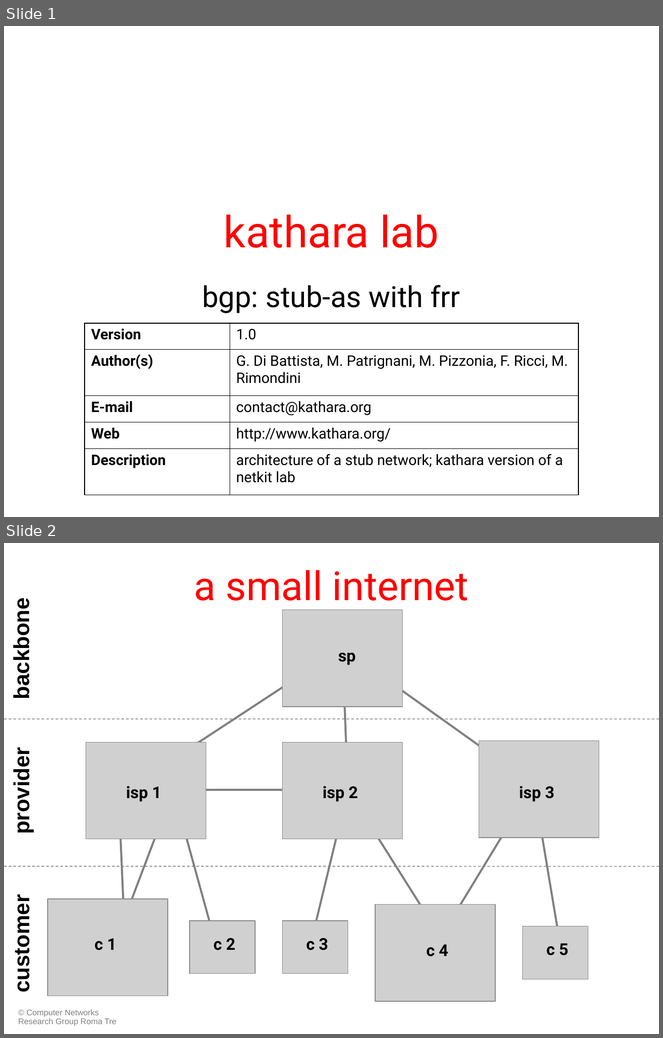
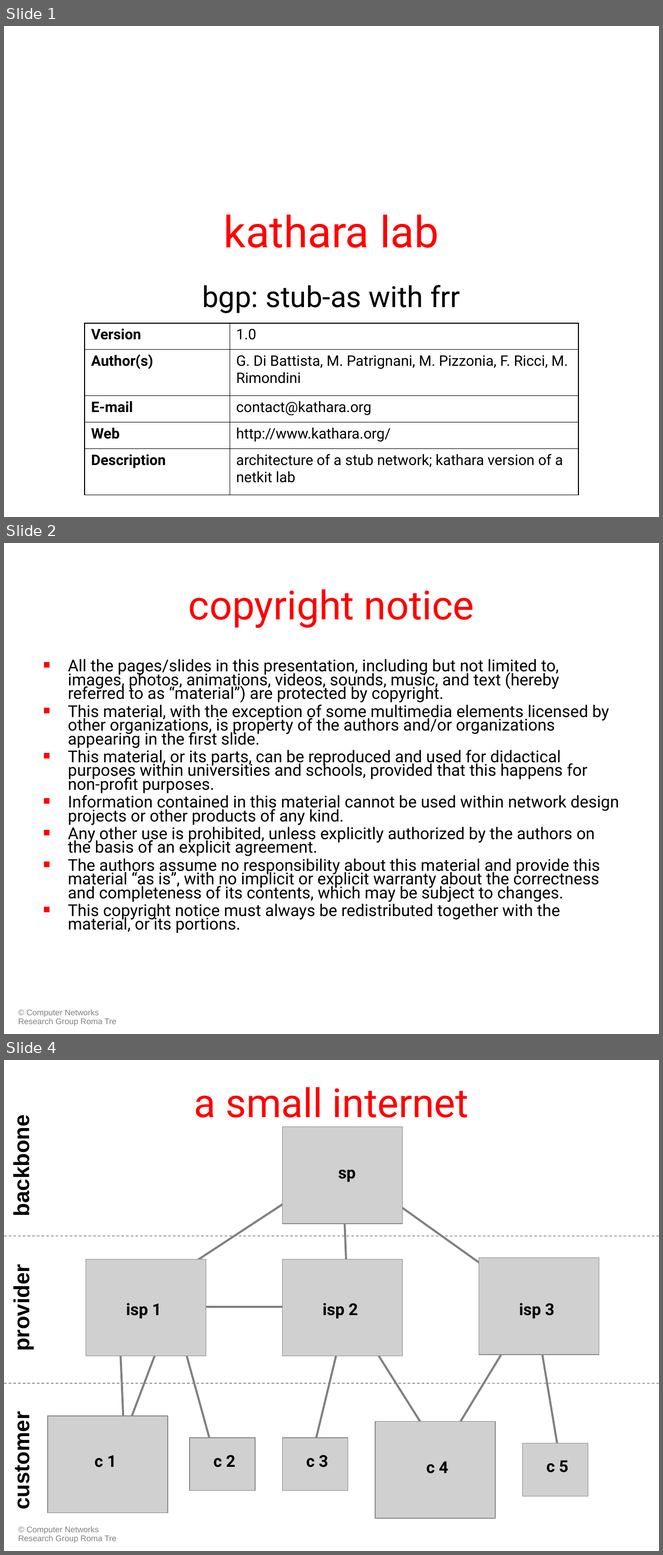
Before and after one commit to KatharaFramework/Kathara-Labs, a slide deck: Interdomain Routing FRR/BGP Stub AS FRR/044-kathara-lab_bgp-stub-as_frr.ppt. Shown one above the other, each under a label of ours: slides 1 and 2 before the commit, slides 1, 2 and 4 after it; the slides between them are not shown. The pictures are 663x1038 and 663x1555 pixels, drawn with LibreOffice and Linux fonts; fonts in the diff are those of the drawing; grey boxes stand for pictures. Boxes give left, top, right and bottom in pixels: in the first picture for what was removed or moved away, otherwise in the second. Text is boxed around its words. In the diff, an @@ line names an element or a change of style, - is before the commit and + after.

```diff
--- a/Interdomain Routing FRR/BGP Stub AS FRR/044-kathara-lab_bgp-stub-as_frr.ppt
+++ b/Interdomain Routing FRR/BGP Stub AS FRR/044-kathara-lab_bgp-stub-as_frr.ppt
@@ slide 2 added at [4,543,659,1034], background #FFFFFF; not listed: 1 template element that a slide beside it also shows @@
@@ title added at [189,589,474,628], 44 pt, text #FF0000 @@
+copyright notice
@@ text added at [68,659,619,934], 18 pt, text #000000 @@
+■ All the pages/slides in this presentation, including but not limited to, images, photos, animations, videos, sounds, music, and text (hereby referred to as “material”) are protected by copyright.
+■ This material, with the exception of some multimedia elements licensed by other organizations, is property of the authors and/or organizations appearing in the first slide.
+■ This material, or its parts, can be reproduced and used for didactical purposes within universities and schools, provided that this happens for non-profit purposes.
+■ Information contained in this material cannot be used within network design projects or other products of any kind.
+■ Any other use is prohibited, unless explicitly authorized by the authors on the basis of an explicit agreement.
+■ The authors assume no responsibility about this material and provide this material “as is”, with no implicit or explicit warranty about the correctness and completeness of its contents, which may be subject to changes.
+■ This copyright notice must always be redistributed together with the material, or its portions.
@@ what was slide 2 is now slide 4 @@
```
Also in this commit, not shown: 1 other slide added, 1 other file.
